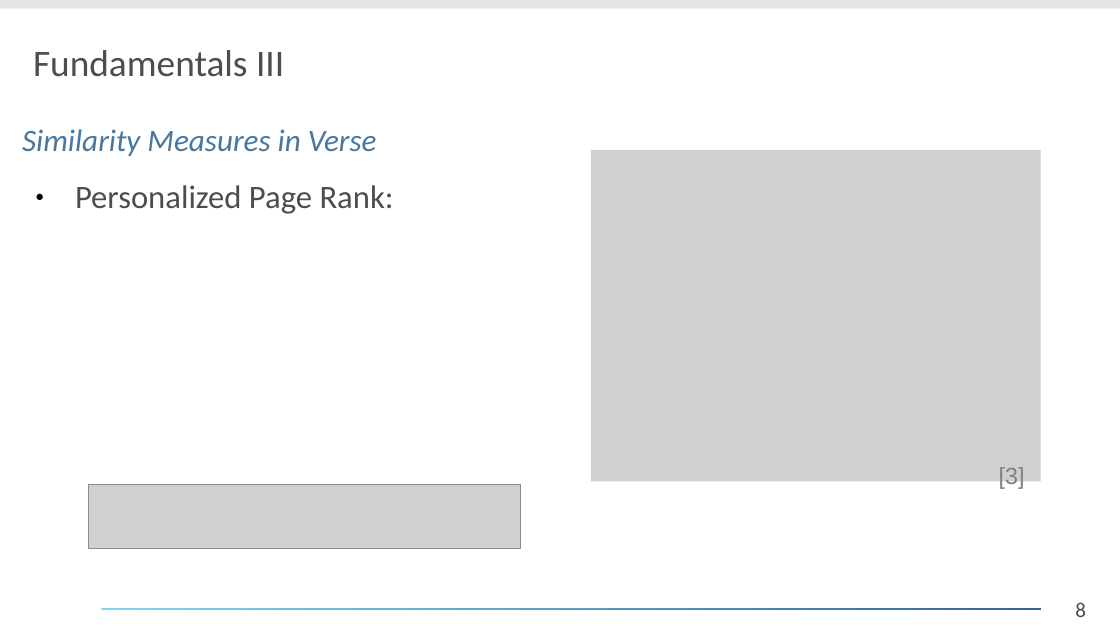
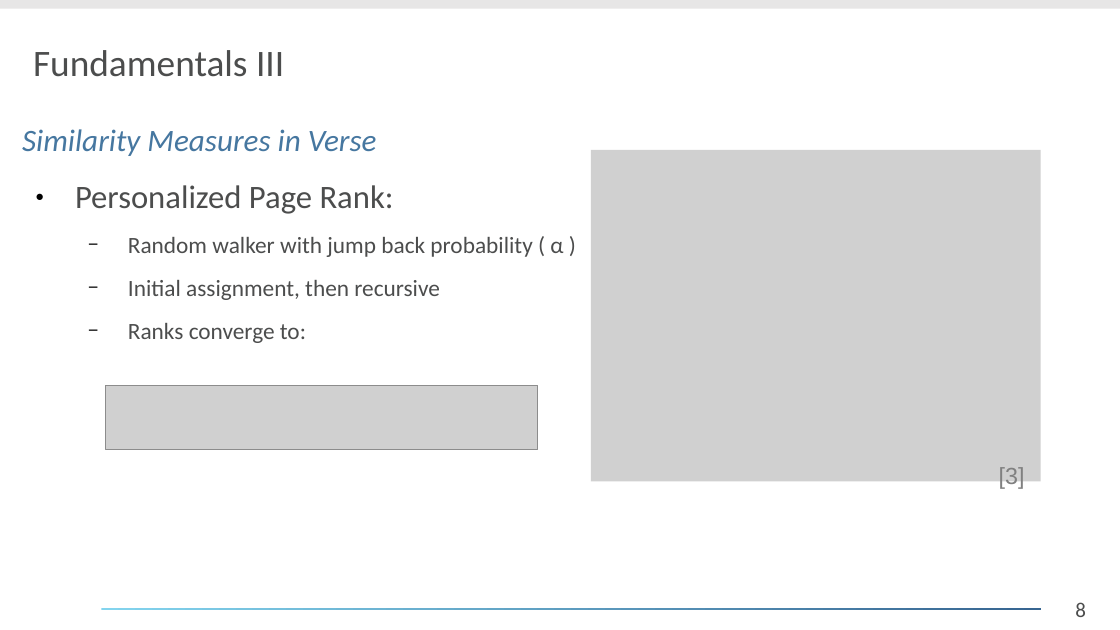
Before and after one commit to daelmo/DB2GraphGenerator, a slide deck: slide 8 of presentation/Analyse_eines_Forschungsthemas.odp. Drawn at 1120x630 pixels with LibreOffice and Linux fonts; fonts in the diff are those of the drawing; grey boxes stand for pictures; background and template pictures are left out. Boxes give left, top, right and bottom in pixels: in the first picture for what was removed or moved away, otherwise in the second. Text is boxed around its words. In the diff, an @@ line names an element or a change of style, - is before the commit and + after.

```diff
--- a/presentation/Analyse_eines_Forschungsthemas.odp
+++ b/presentation/Analyse_eines_Forschungsthemas.odp
@@ text at [128, 237, 563, 343]: paragraphs added @@
+  − Random walker with jump back probability ( α )
+  − Initial assignment, then recursive
+  − Ranks converge to:
@@ picture: place and size @@
-picture at [88, 485, 521, 550]
+picture at [105, 385, 538, 450]
```
Also in this commit, not shown: 5 other slides changed, 1 slide added, 8 other files.
